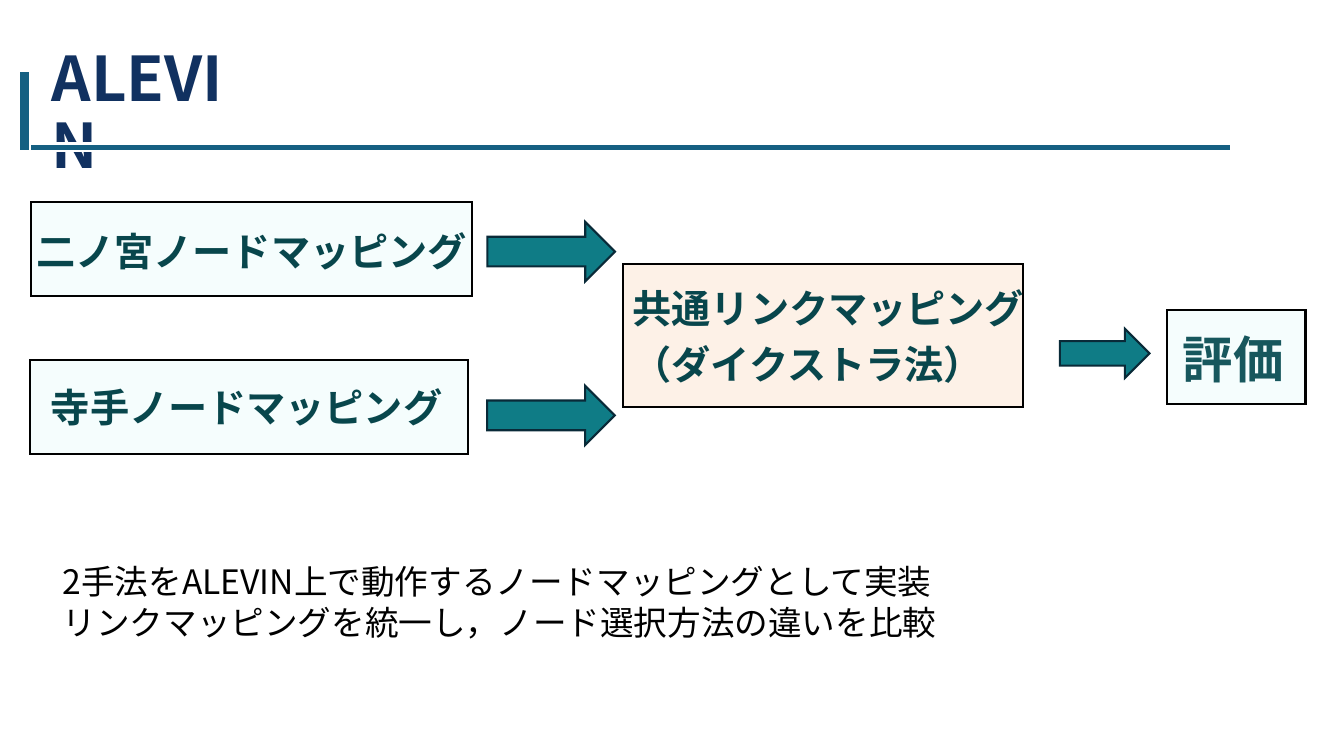
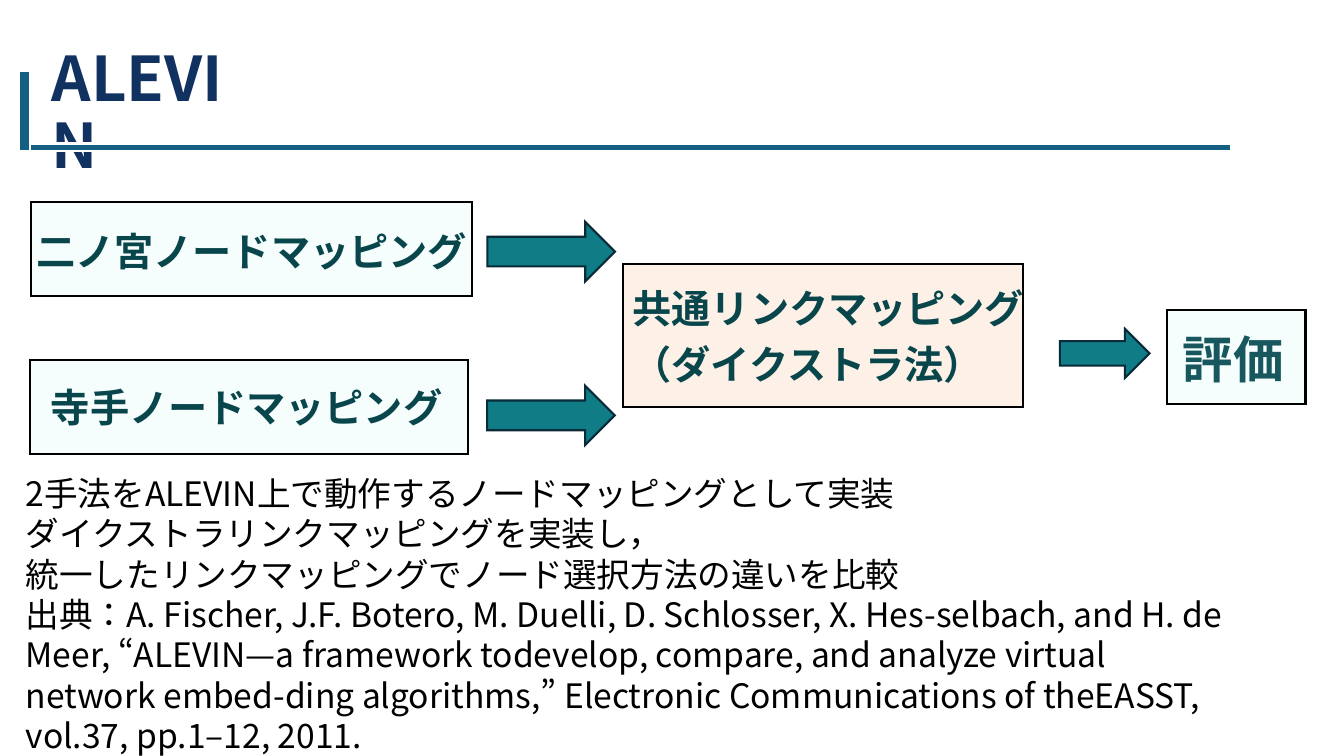
Before and after one commit to tanakalab/15-NFV-and-virtual-networking, a slide deck: slide 4 of 0次案/卒研発表.pptx. Drawn at 1344x756 pixels with LibreOffice and Linux fonts; fonts in the diff are those of the drawing. Boxes give left, top, right and bottom in pixels: in the first picture for what was removed or moved away, otherwise in the second. Text is boxed around its words. In the diff, an @@ line names an element or a change of style, - is before the commit and + after.

```diff
--- a/0次案/卒研発表.pptx
+++ b/0次案/卒研発表.pptx
@@ text "2手法をALEVIN上で動作するノードマッピングとして実装": place and size @@
-text "2手法をALEVIN上で動作するノードマッピングとして実装" at [63,565,937,639]
+text "2手法をALEVIN上で動作するノードマッピングとして実装" at [26,477,1222,756]
@@ text at [26,517,1222,756]: text changed @@
-リンクマッピングを統一し，ノード選択方法の違いを比較
+ダイクストラリンクマッピングを実装し，
+統一したリンクマッピングでノード選択方法の違いを比較
+出典：A. Fischer, J.F. Botero, M. Duelli, D. Schlosser, X. Hes-selbach, and H. de Meer, “ALEVIN—a framework todevelop, compare, and analyze virtual network embed-ding algorithms,” Electronic Communications of theEASST, vol.37, pp.1–12, 2011.
```
Also in this commit, not shown: 4 other slides changed, 1 slide added.
